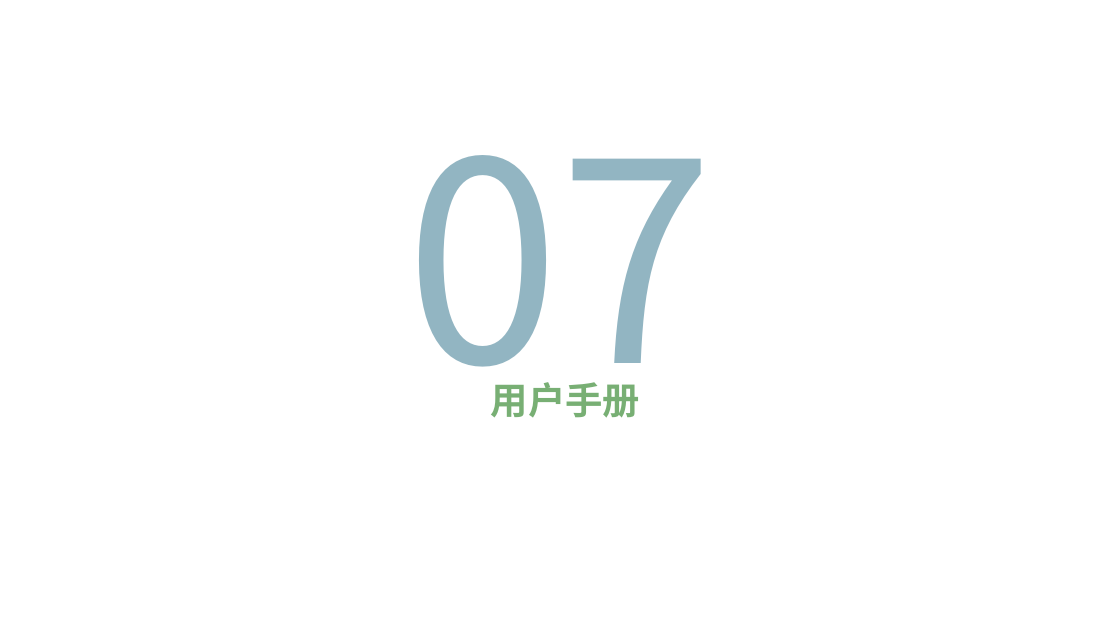
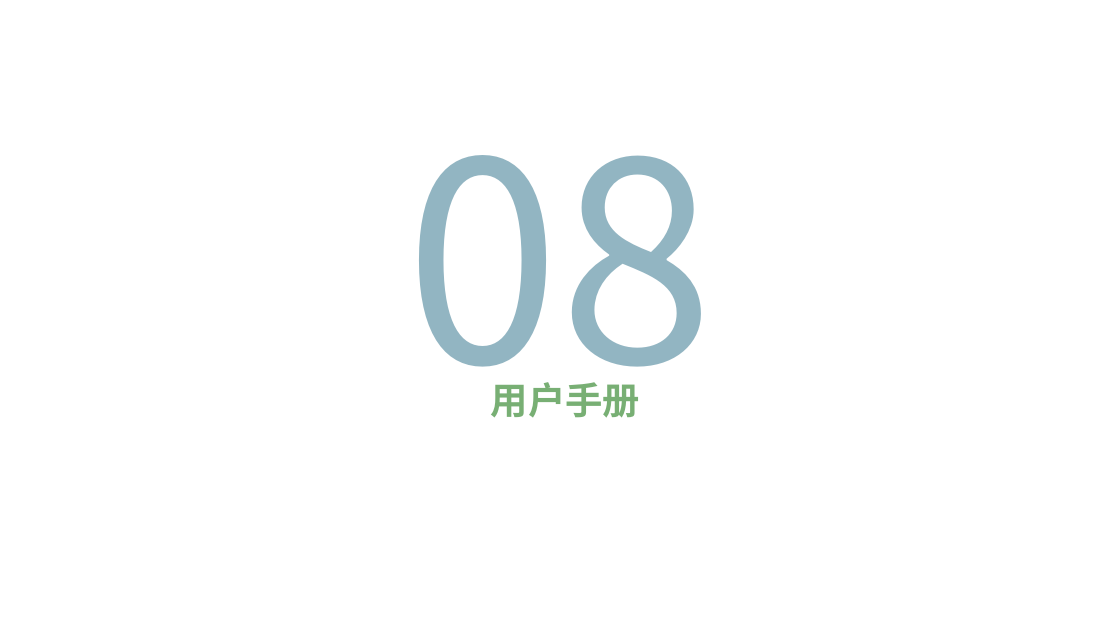
Before and after one commit to Ysuny2333/SRA2022-G15, a slide deck: slide 42 of 软件需求规格说明/SRA2022-G15-需求规格说明PPT.pptx (slide 25 before the commit). Drawn at 1120x630 pixels with LibreOffice and Linux fonts; fonts in the diff are those of the drawing; background and template pictures are left out. Boxes give left, top, right and bottom in pixels: in the first picture for what was removed or moved away, otherwise in the second. Text is boxed around its words. In the diff, an @@ line names an element or a change of style, - is before the commit and + after.

```diff
--- a/软件需求规格说明/SRA2022-G15-需求规格说明PPT.pptx
+++ b/软件需求规格说明/SRA2022-G15-需求规格说明PPT.pptx
@@ text at (405, 155, 714, 418): text changed @@
-07
+08
```
Also in this commit, not shown: 9 other slides changed, 17 slides added.
